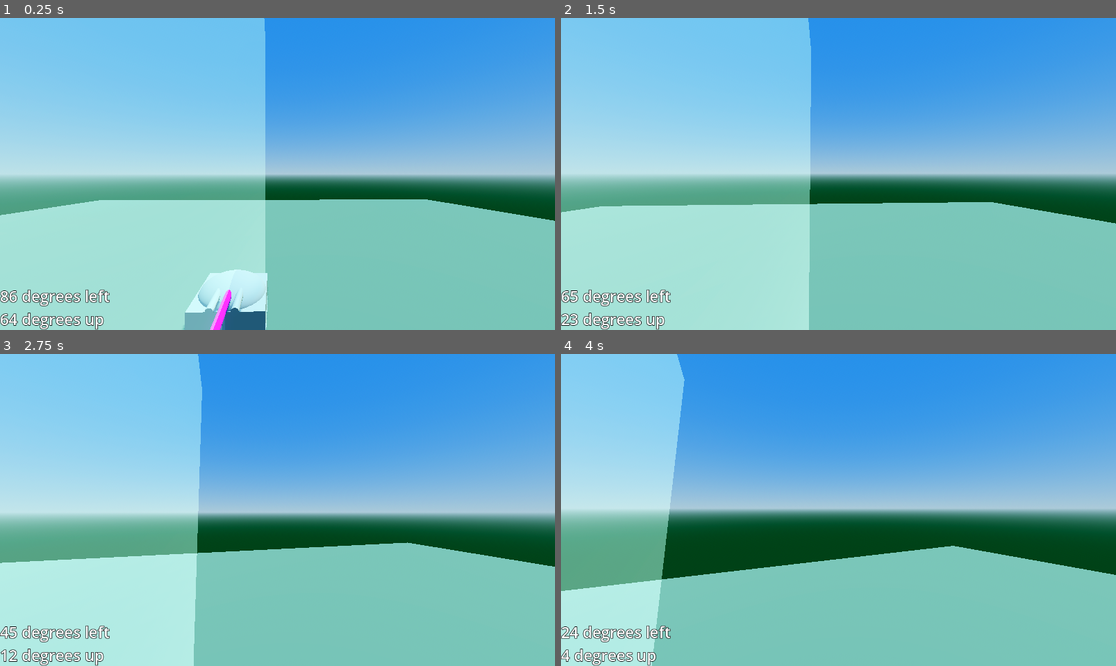
Above: before the commit, frames 1-4 (two rows, left to right).
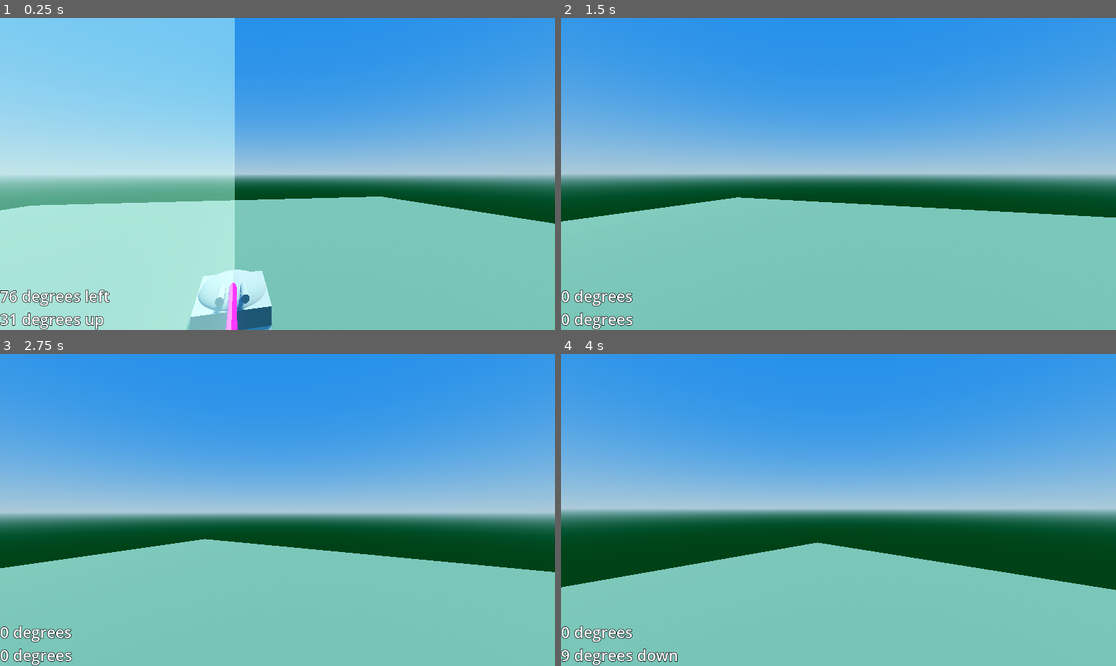
Above: after the commit, the same moments.

Repository: nealholt/TurretGodot
Game: Godot game, scene res://scenes/TurretTest2B.tscn
Same seed, same stepped clock (60 frames per second), same inputs: the game is played once before the commit and once after it. This scene is started directly instead of the project's main scene.
Inputs (mouse positions are in pixels of both pictures, inside the frame that each line leads up to):
- Up to frame 1 (0.25 s): no input
- Up to frame 2 (1.5 s): tap Enter (ui_accept) at 0.5, 0.77 s; move the mouse to (866, 174) at 0.52 s; hold W (forward) from 0.53 s (still down); move the mouse to (810, 174) at 1.27 s
- Up to frame 3 (2.75 s): keep holding W (forward); tap Enter (ui_accept) at 1.52 s; move the mouse to (288, 503) at 2.02 s
- Up to frame 4 (4 s): keep holding W (forward); move the mouse to (832, 516) at 2.77 s; tap Enter (ui_accept) at 3.02, 3.77 s; move the mouse to (877, 513) at 3.52 s

The runs differ from the first frame. In frame 1, 6.4% of the frame differs, in the area x 0-100%, y 0-100%; in frame 2, 45%; in frame 3, 37%; in frame 4, 23%.

Commit message:
Update TurretTest2B.tscn

Diff:
--- a/scenes/TurretTest2B.tscn
+++ b/scenes/TurretTest2B.tscn
@@ -55,7 +55,7 @@
 script = ExtResource("1_5hxb1")
 radius = 25.0
 orbit_speed = 0.2
-vertical_speed = 0.2
+vertical_speed = 1.0
 
 [node name="MeshInstance3D" type="MeshInstance3D" parent="Target2"]
 mesh = SubResource("BoxMesh_pu5i4")
@@ -69,7 +69,15 @@
 [node name="Spectator" parent="." instance=ExtResource("2_d72xu")]
 
 [node name="Turret" parent="." node_paths=PackedStringArray("target") instance=ExtResource("3_1spkw")]
+elevation_speed_deg = 50.0
+rotation_speed_deg = 50.0
 target = NodePath("../Target2")
+
+[node name="projection_indicator" parent="Turret" index="1"]
+visible = true
+
+[node name="elevation_projection" parent="Turret" index="2"]
+visible = true
 
 [node name="MarginContainer" type="MarginContainer" parent="."]
 anchors_preset = 2
@@ -85,3 +93,5 @@
 theme_override_colors/font_outline_color = Color(0, 0, 0, 1)
 theme_override_constants/outline_size = 4
 theme_override_font_sizes/font_size = 32
+
+[editable path="Turret"]
